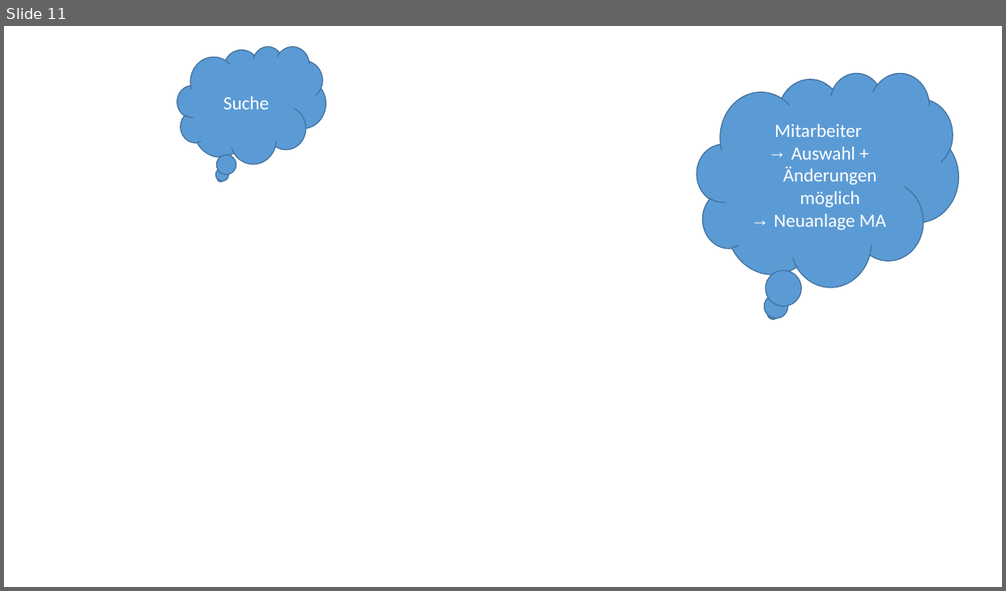
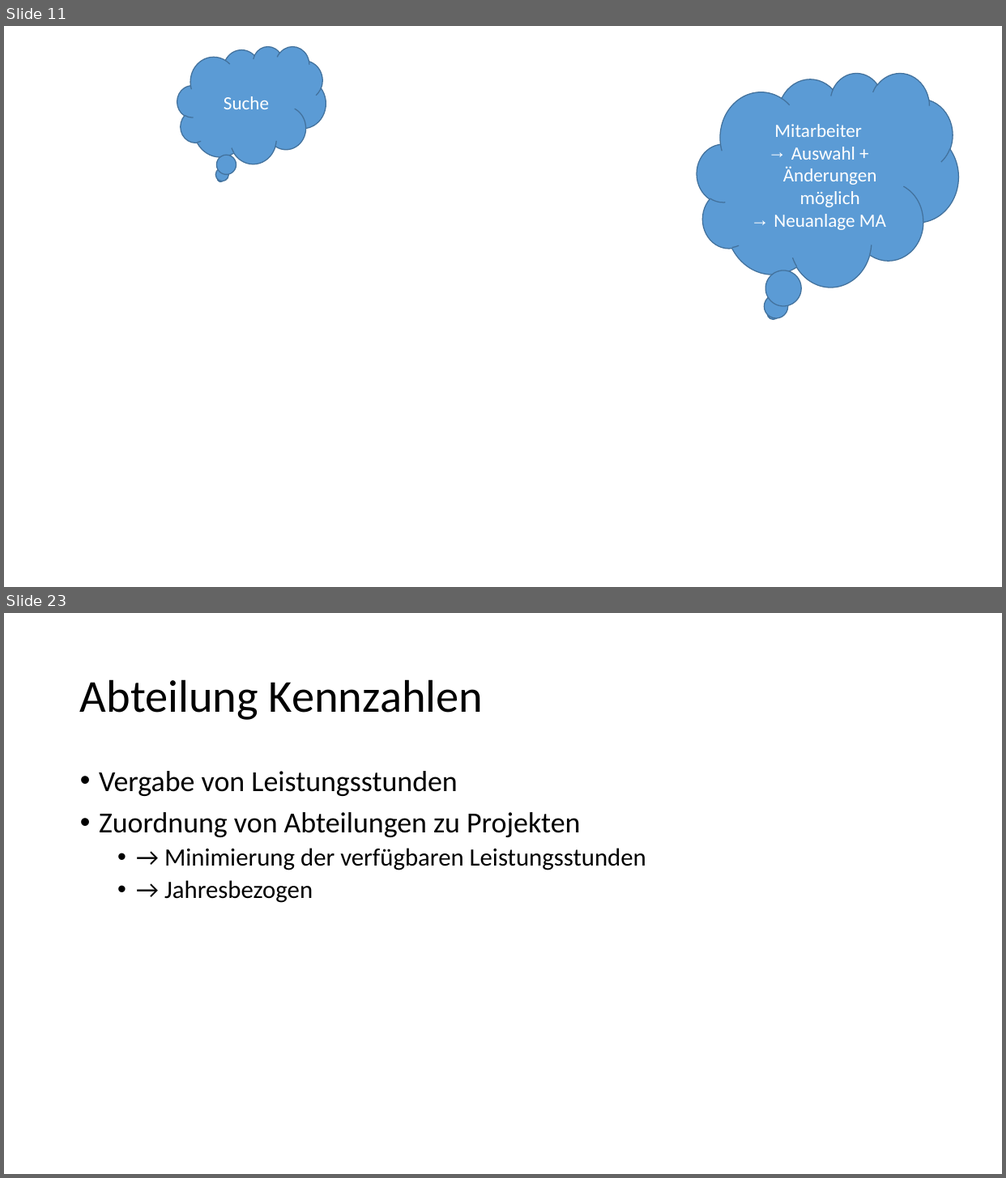
Before and after one commit to Masterarth/PM, a slide deck: documents/projectmanagement/Praesentationen/Vorstellung_9ter.pptx. Shown one above the other, each under a label of ours: slide 11 before the commit, slides 11 and 23 after it; the slides between them are not shown. The pictures are 1006x591 and 1006x1178 pixels, drawn with LibreOffice and Linux fonts; fonts in the diff are those of the drawing; background and template pictures are left out. Boxes give left, top, right and bottom in pixels: in the first picture for what was removed or moved away, otherwise in the second. Text is boxed around its words. In the diff, an @@ line names an element or a change of style, - is before the commit and + after.

```diff
--- a/documents/projectmanagement/Praesentationen/Vorstellung_9ter.pptx
+++ b/documents/projectmanagement/Praesentationen/Vorstellung_9ter.pptx
@@ slide 23 added at [4,613,1002,1174], background #FFFFFF @@
@@ title added at [80,679,483,720], 44 pt, text #000000 @@
+Abteilung Kennzahlen
@@ text added at [99,771,646,903], 28 pt, text #000000 @@
+• Vergabe von Leistungsstunden
+• Zuordnung von Abteilungen zu Projekten
+  • → Minimierung der verfügbaren Leistungsstunden
+  • → Jahresbezogen
```
Also in this commit, not shown: 14 other slides added, 7 other files.
